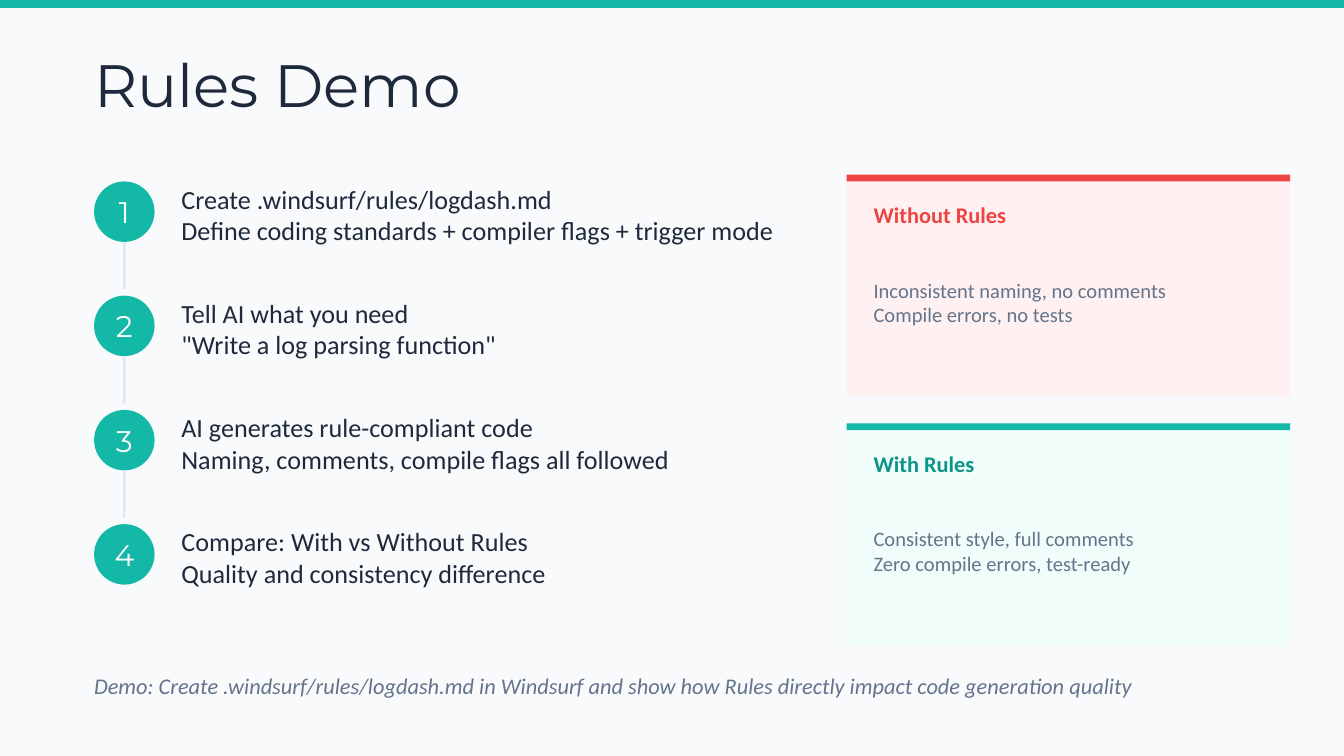
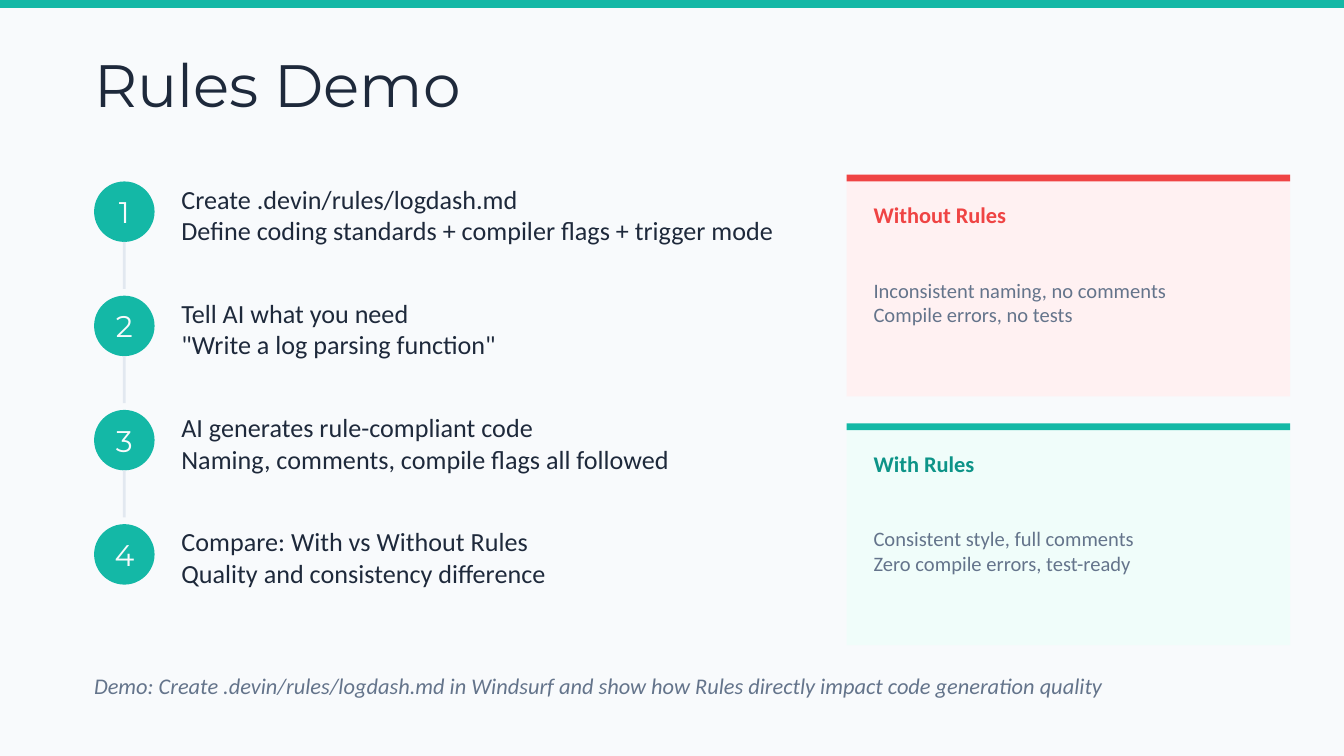
Before and after one commit to chenkunyuan/ai-tools-intro-sharing, a slide deck: slide 6 of AI_Getting_Started_with_AI_Tools.pptx. Drawn at 1344x756 pixels with LibreOffice and Linux fonts; fonts in the diff are those of the drawing. Boxes give left, top, right and bottom in pixels: in the first picture for what was removed or moved away, otherwise in the second. Text is boxed around its words. In the diff, an @@ line names an element or a change of style, - is before the commit and + after.

```diff
--- a/AI_Getting_Started_with_AI_Tools.pptx
+++ b/AI_Getting_Started_with_AI_Tools.pptx
@@ text at [181,191,517,214]: text changed @@
-Create .windsurf/rules/logdash.md
+Create .devin/rules/logdash.md
@@ text at [94,678,1102,698]: text changed @@
-Demo: Create .windsurf/rules/logdash.md in Windsurf and show how Rules directly impact code generation quality
+Demo: Create .devin/rules/logdash.md in Windsurf and show how Rules directly impact code generation quality
```
Also in this commit, not shown: 7 other slides changed, 8 other files.
